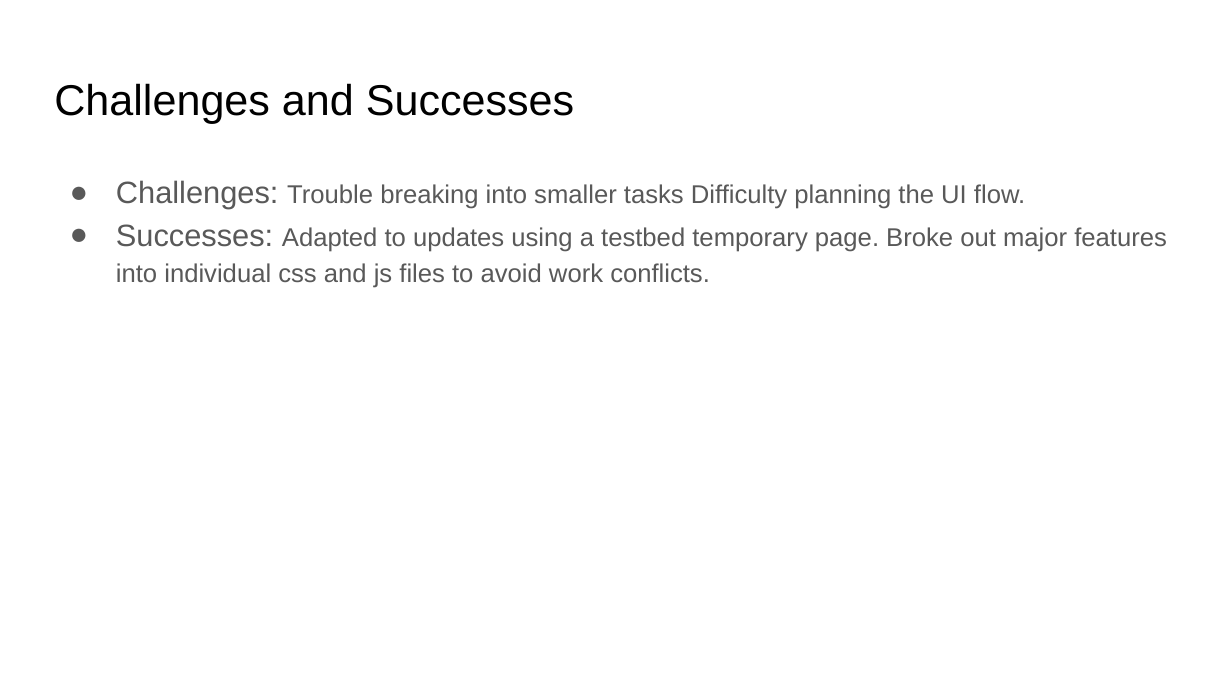
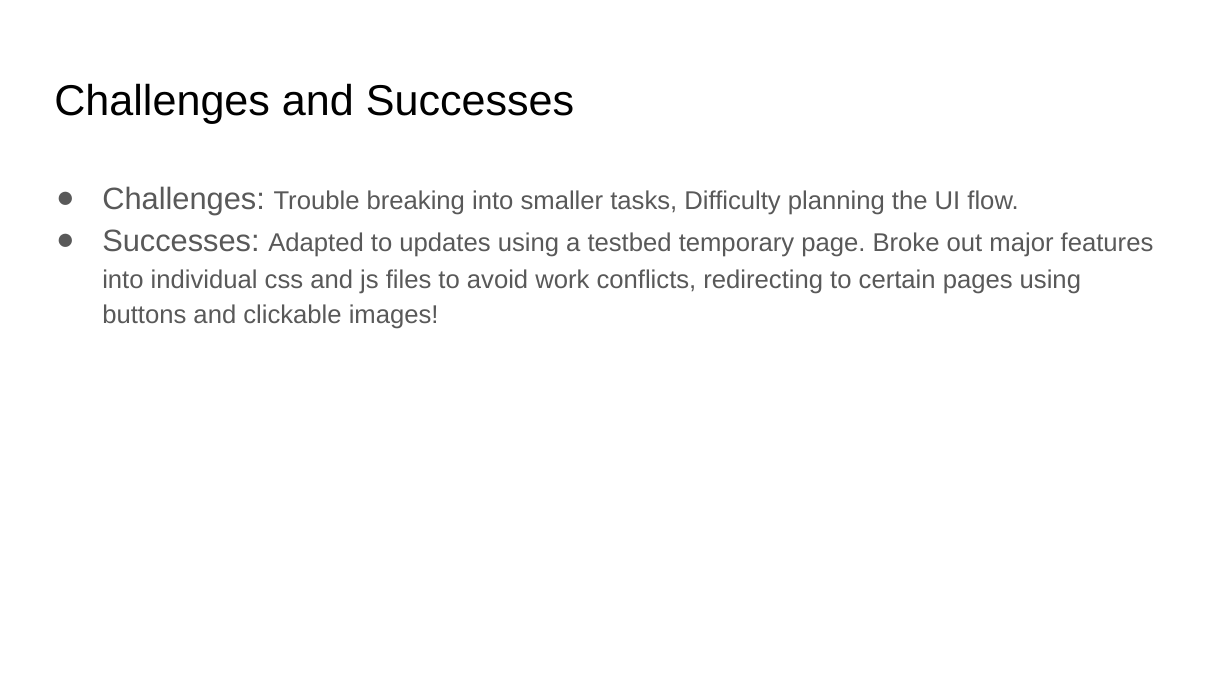
Before and after one commit to clintsrc/nerd-trivia, a slide deck: slide 5 of assets/slides/Project Presentation.pptx. Drawn at 1232x693 pixels with LibreOffice and Linux fonts; fonts in the diff are those of the drawing. Boxes give left, top, right and bottom in pixels: in the first picture for what was removed or moved away, otherwise in the second. Text is boxed around its words. In the diff, an @@ line names an element or a change of style, - is before the commit and + after.

```diff
--- a/assets/slides/Project Presentation.pptx
+++ b/assets/slides/Project Presentation.pptx
@@ text at [102, 186, 1154, 329]: text changed @@
-● Challenges: Trouble breaking into smaller tasks Difficulty planning the UI flow.
-● Successes: Adapted to updates using a testbed temporary page. Broke out major features into individual css and js files to avoid work conflicts.
+● Challenges: Trouble breaking into smaller tasks, Difficulty planning the UI flow.
+● Successes: Adapted to updates using a testbed temporary page. Broke out major features into individual css and js files to avoid work conflicts, redirecting to certain pages using buttons and clickable images!
```
Also in this commit, not shown: 4 other slides changed.
